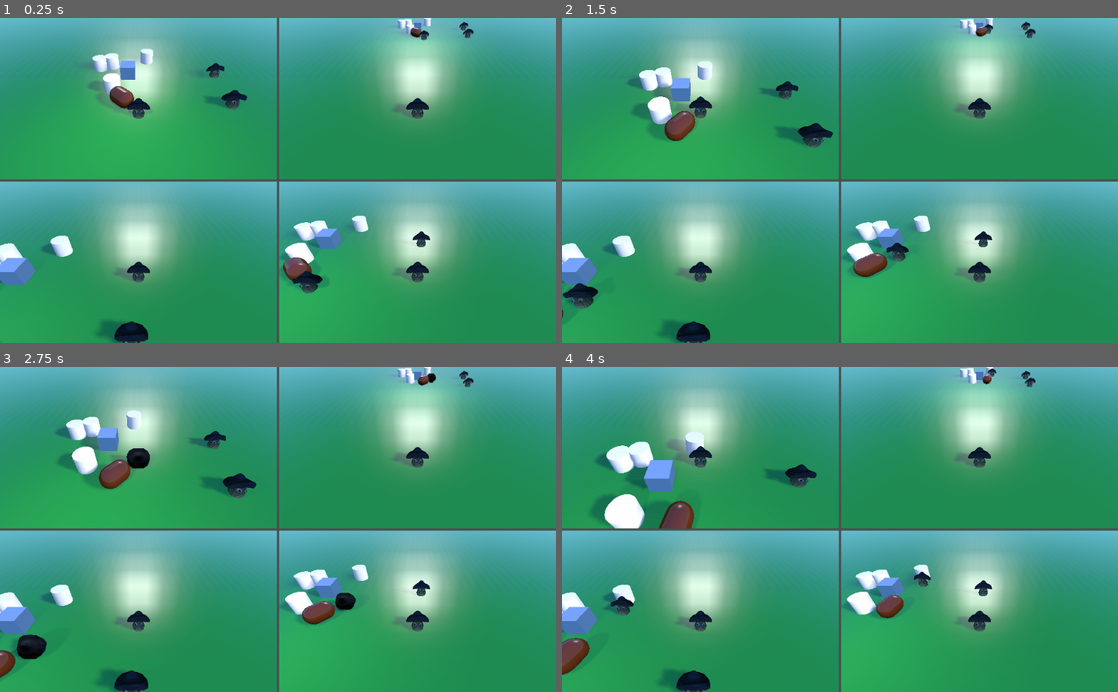
Above: before the commit, frames 1-4 (two rows, left to right).
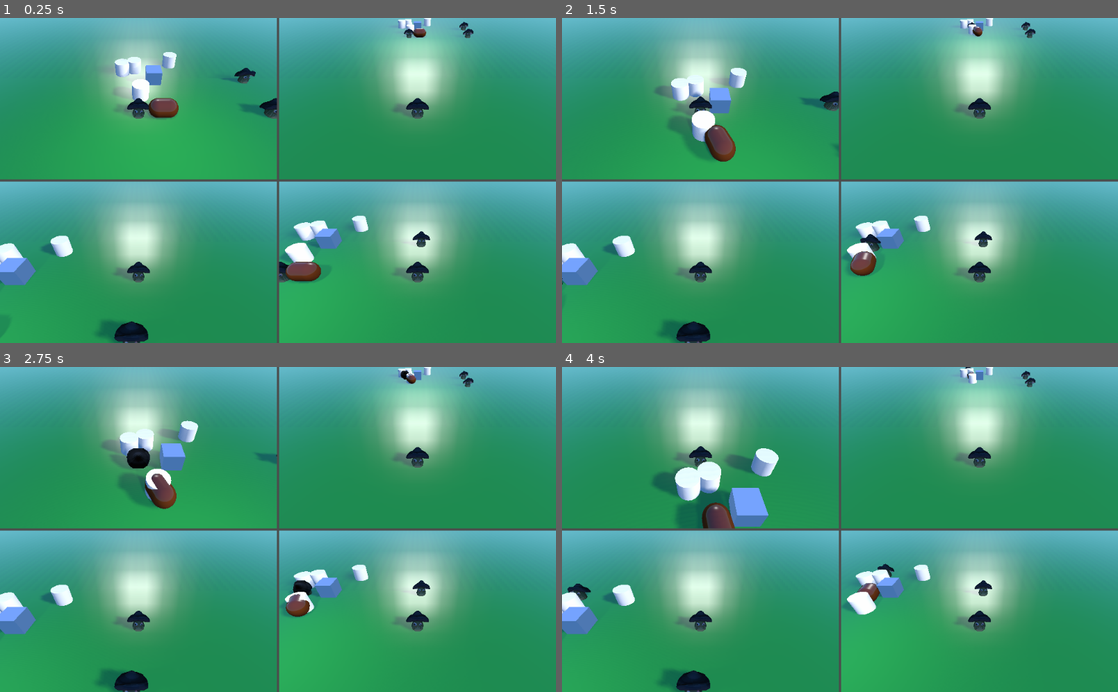
Above: after the commit, the same moments.

Repository: JohnMeadow1/ShroomDoom
Game: Godot game, scene res://viewports/viewports.tscn
Two runs of this game, one before a commit and one after it. Both use one fixed random seed, a clock stepped at 60 frames per second and the inputs below.
Inputs (mouse positions are in pixels of both pictures, inside the frame that each line leads up to):
- Up to frame 1 (0.25 s): no input
- Up to frame 2 (1.5 s): tap Enter at 0.5 s; move the mouse to (962, 164) at 0.52 s; hold Up (move_up_p1) 0.53-1.28 s; move the mouse to (728, 196) at 1.27 s; hold Down (move_down_p1) from 1.28 s (still down)
- Up to frame 3 (2.75 s): move the mouse to (333, 458) at 2.02 s; release Down (move_down_p1) at 2.03 s; hold Up (move_up_p1) from 2.03 s (still down)
- Up to frame 4 (4 s): move the mouse to (812, 594) at 2.77 s; move the mouse to (1006, 578) at 3.52 s; release Up (move_up_p1) at 3.53 s; hold Down (move_down_p1) from 3.53 s (still down)

The runs differ from the first frame. In frame 1, 3.2% of the frame differs, in the area x 0-78%, y 2-98%; in frame 2, 5.1%; in frame 3, 5.9%; in frame 4, 7.5%, in the area x 0-79%, y 0-95%.

Commit message:
more goat

Diff:
--- a/source/enemies/goat.gd
+++ b/source/enemies/goat.gd
@@ -2,9 +2,11 @@
 
 export(int) var RANGE
 
-const MOVE_SPEED_WALK  = 10
-const MOVE_SPEED_CHASE = 50 * 2.5
-const MOVE_SPEED_RUN   = 70
+const MOVE_BALANCE = 2.5
+
+const MOVE_SPEED_WALK  = 10 * MOVE_BALANCE
+const MOVE_SPEED_CHASE = 50 * MOVE_BALANCE
+const MOVE_SPEED_RUN   = 100 * MOVE_BALANCE
 
 enum {STATE_IDLE, STATE_WALK, STATE_CHASE}
 
--- a/source/enemies/goat.tscn
+++ b/source/enemies/goat.tscn
@@ -54,27 +54,27 @@
 distance_fade_enable = false
 _sections_unfolded = [ "Albedo" ]
 
-[sub_resource type="CapsuleMesh" id=1]
+[sub_resource type="CapsuleMesh" id=2]
 
-material = SubResource( 3 )
+material = SubResource( 1 )
 custom_aabb = AABB( 0, 0, 0, 0, 0, 0 )
 radius = 1.0
 mid_height = 1.0
 radial_segments = 64
 rings = 8
 
-[sub_resource type="CapsuleShape" id=2]
+[sub_resource type="CapsuleShape" id=3]
 
 radius = 1.0
 height = 1.0
 
 [sub_resource type="SphereShape" id=4]
 
-radius = 5.0
+radius = 15.0
 
 [node name="Goat" type="KinematicBody" index="0"]
 
-transform = Transform( 1, 0, 0, 0, -4.37114e-008, -1, 0, 1, -4.37114e-008, 0, 1, 0 )
+transform = Transform( 1, 0, 0, 0, 1, 0, 0, 0, 1, 0, 1, 0 )
 input_ray_pickable = true
 input_capture_on_drag = false
 collision_layer = 1
Not shown: 2 places in source/enemies/goat.tscn that only renumber resources
